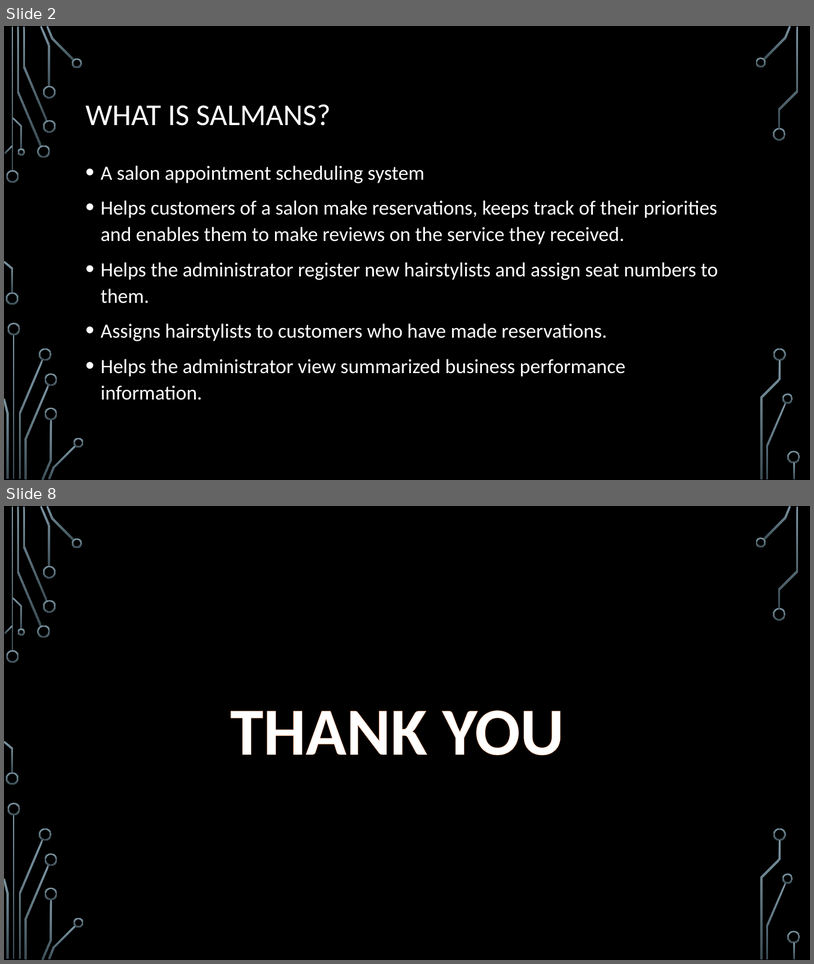
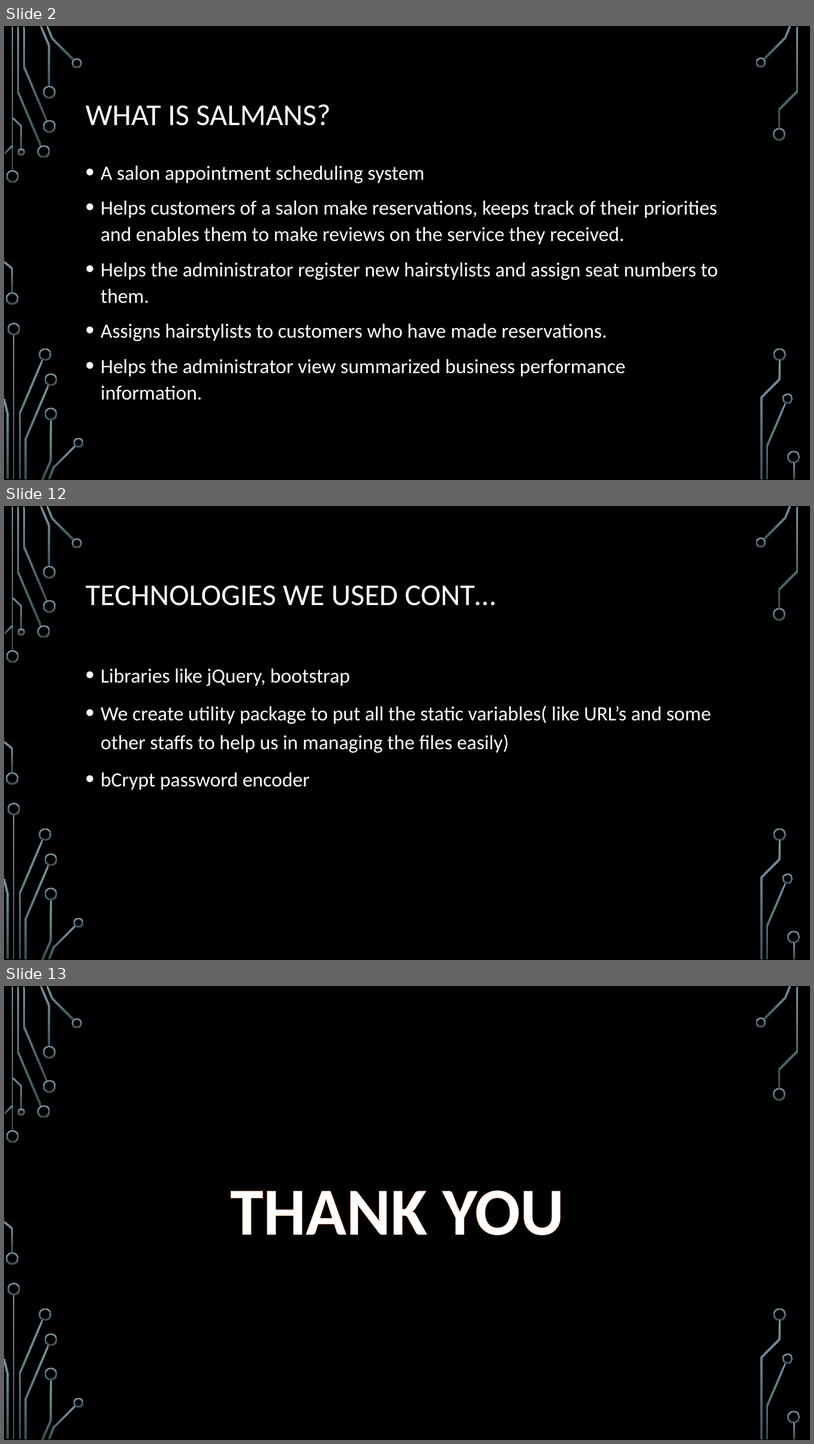
Before and after one commit to JohnLawal/SALMANS, a slide deck: Technical Documentation/projectpresentation.pptx. Shown one above the other, each under a label of ours: slides 2 and 8 before the commit, slides 2, 12 and 13 after it; the slides between them are not shown. The pictures are 814x964 and 814x1444 pixels, drawn with LibreOffice and Linux fonts; fonts in the diff are those of the drawing; background and template pictures are left out. Boxes give left, top, right and bottom in pixels: in the first picture for what was removed or moved away, otherwise in the second. Text is boxed around its words. In the diff, an @@ line names an element or a change of style, - is before the commit and + after.

```diff
--- a/Technical Documentation/projectpresentation.pptx
+++ b/Technical Documentation/projectpresentation.pptx
@@ slide 12 added at [4,506,810,960], background picture (left out); not listed: 36 template elements that a slide beside it also shows @@
@@ title added at [86,585,496,606], 36 pt, text #FFFFFF @@
+TECHNOLOGIES WE USED CONT…
@@ text added at [101,668,711,790], 24 pt, text #FFFFFF @@
+• Libraries like jQuery, bootstrap
+• We create utility package to put all the static variables( like URL’s and some other staffs to help us in managing the files easily)
+• bCrypt password encoder
@@ what was slide 8 is now slide 13 @@
```
Also in this commit, not shown: 3 slides changed, 6 other slides added, 2 slides removed, 6 other files.
